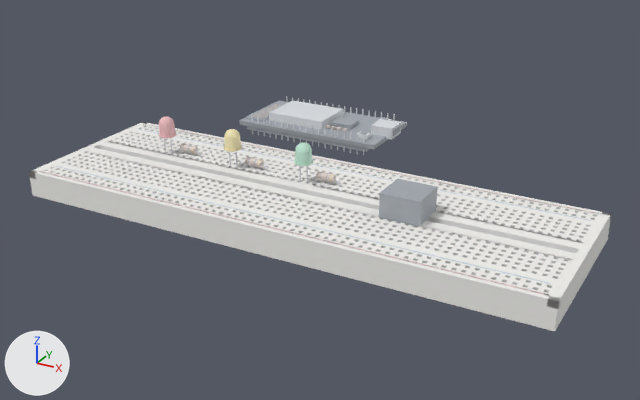
The glTF model mcp-server/physical_studio/bench/ready/traffic-light/step-9.glb, before and after one commit.
The view is the same before and after, from a 50 mm camera at (0.1198, -0.2082, 0.1105) aimed at (-0.0064, 0.0213, -0.0042). Lighting does not change. The marker at lower left points along +X, +Y and +Z. The first picture is the older version. Where no turn or scale is listed for an object, it has been applied to the vertices. Vertices at exactly the same position are counted once.

The scene before the commit, as lines of its bpy script (objects in view):
```python
me_breadboard__mesh = bpy.data.meshes.new('breadboard__mesh')
me_breadboard__mesh.from_pydata(...)  # 8308 vertices, 16044 faces; spans x -0.083..0.083, y -0.028..0.028, z 0.0..0.008
me_breadboard__mesh.materials.append(mat_defaultmaterial)
me_button__mesh = bpy.data.meshes.new('button__mesh')
me_button__mesh.from_pydata(...)  # a box spanning x 0.02702..0.03902, y -0.006..0.006, z 0.008..0.0153
me_button__mesh.materials.append(mat_defaultmaterial_008)
me_uno__mesh = bpy.data.meshes.new('uno__mesh')
me_uno__mesh.from_pydata(...)  # 708 vertices, 1176 faces; spans x -0.0567..0.0005, y 0.051..0.079, z 0.0008..0.009
me_uno__mesh.materials.append(mat_defaultmaterial_001)
ob_breadboard__mesh = bpy.data.objects.new('breadboard__mesh', me_breadboard__mesh)
ob_breadboard__mesh.location = (0.0, 0.0, 0.0)
ob_button__mesh = bpy.data.objects.new('button__mesh', me_button__mesh)
ob_button__mesh.location = (0.0, 0.0, 0.0)
ob_uno__mesh = bpy.data.objects.new('uno__mesh', me_uno__mesh)
ob_uno__mesh.location = (0.0, 0.0, 0.0)
```
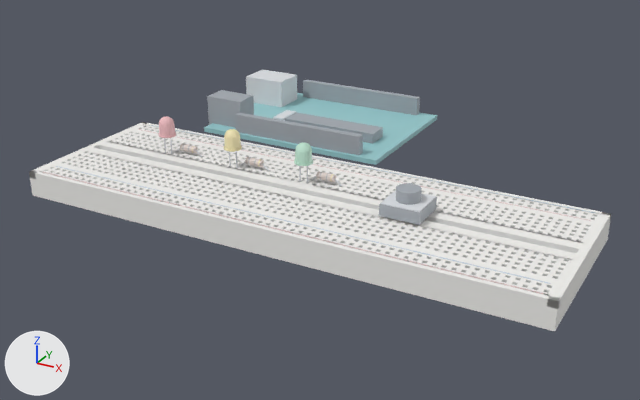
Where the change shows, as pixel boxes (x1, y1, x2, y2) in the pictures (640 x 400 px):
'uno__mesh', reshaped (38% wider, 62% taller): before (239, 96, 407, 155); after (204, 69, 437, 165)
'button__mesh', reshaped (6% shorter): before (379, 179, 437, 227); after (379, 183, 437, 228)
part 1 of me_uno__mesh, added (cyan): after (204, 93, 437, 165)
part 2 of me_uno__mesh, added: after (246, 69, 297, 107)
part 3 of me_uno__mesh, added: after (207, 90, 254, 128)
part 4 of me_uno__mesh, added: after (285, 112, 383, 144)
part 5 of me_uno__mesh, added: after (273, 110, 296, 121)
part 6 of me_uno__mesh, added: after (235, 113, 363, 155)
part 7 of me_uno__mesh, added: after (303, 80, 420, 115)
part 8 of me_uno__mesh, deleted: before (239, 99, 407, 152)

The change, as a diff of the scene's bpy script:
```diff
--- a/mcp-server/physical_studio/bench/ready/traffic-light/step-9.glb.py
+++ b/mcp-server/physical_studio/bench/ready/traffic-light/step-9.glb.py
@@ me_uno__mesh @@
 # used by ob_uno__mesh; location = (0.0, 0.0, 0.0)
-me_uno__mesh.from_pydata(...)  # 708 vertices, 1176 faces; spans x -0.0567..0.0005, y 0.051..0.079, z 0.0008..0.009
+me_uno__mesh.from_pydata(...)  # 56 vertices, 84 faces; spans x -0.0672..0.0051, y 0.0383..0.0917, z 0.0038..0.0158
+# me_uno__mesh part 1: a new loose piece, a box spanning x -0.0635..0.0051, y 0.0383..0.0917, z 0.0042..0.0058, in mat_defaultmaterial_001
+# me_uno__mesh part 2: a new loose piece, a box spanning x -0.0672..-0.0512, y 0.072..0.084, z 0.0048..0.0158, in mat_defaultmaterial_001
+# me_uno__mesh part 3: a new loose piece, a box spanning x -0.0652..-0.0512, y 0.0435..0.0525, z 0.0048..0.0158, in mat_defaultmaterial_001
+# me_uno__mesh part 4: a new loose piece, a box spanning x -0.0377..-0.0027, y 0.052..0.06, z 0.0058..0.0093, in mat_defaultmaterial_001
+# me_uno__mesh part 5: a new loose piece, a box spanning x -0.0452..-0.0412, y 0.056..0.066, z 0.0058..0.0074, in mat_defaultmaterial_001
+# me_uno__mesh part 6: a new loose piece, a box spanning x -0.0507..-0.0017, y 0.0397..0.0422, z 0.0038..0.0123, in mat_defaultmaterial_001
+# me_uno__mesh part 7: a new loose piece, a box spanning x -0.0507..-0.0017, y 0.0879..0.0904, z 0.0038..0.0123, in mat_defaultmaterial_001
+# me_uno__mesh part 8: 274 vertices removed from x -0.0567..0.0005, y 0.051..0.079, z 0.0008..0.009
+# other edits to the shape of me_uno__mesh do not show in these pictures
 me_uno__mesh.materials.append(mat_defaultmaterial_001)
@@ me_button__mesh @@
 # used by ob_button__mesh; location = (0.0, 0.0, 0.0)
-me_button__mesh.from_pydata(...)  # 8 vertices, 12 faces; spans x 0.02702..0.03902, y -0.006..0.006, z 0.008..0.0153
+me_button__mesh.from_pydata(...)  # 138 vertices, 248 faces; spans x 0.02702..0.03902, y -0.00911..0.00911, z 0.008..0.0158
+# me_button__mesh part 9: the whole mesh is rebuilt
 me_button__mesh.materials.append(mat_defaultmaterial_008)
```
